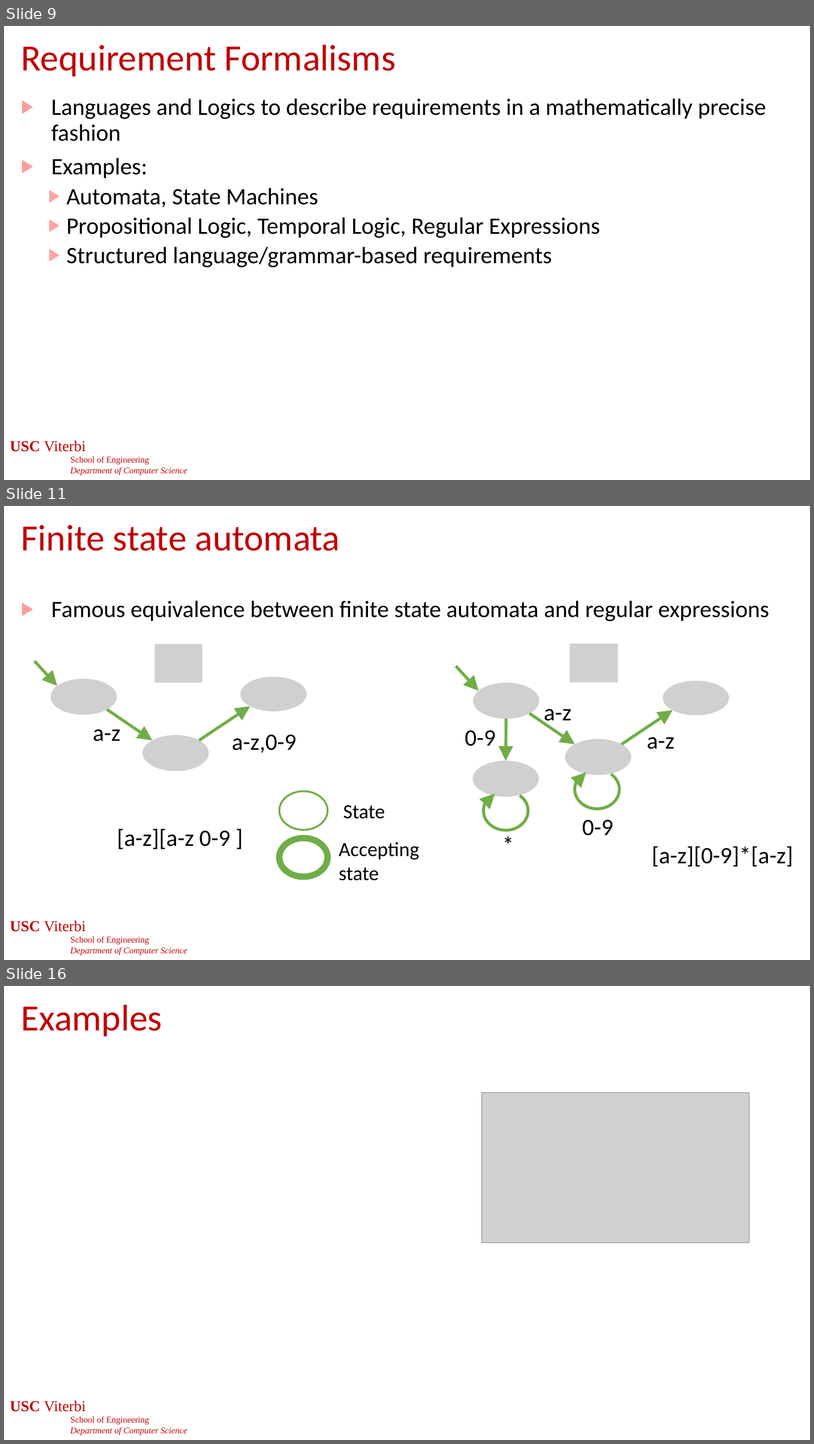
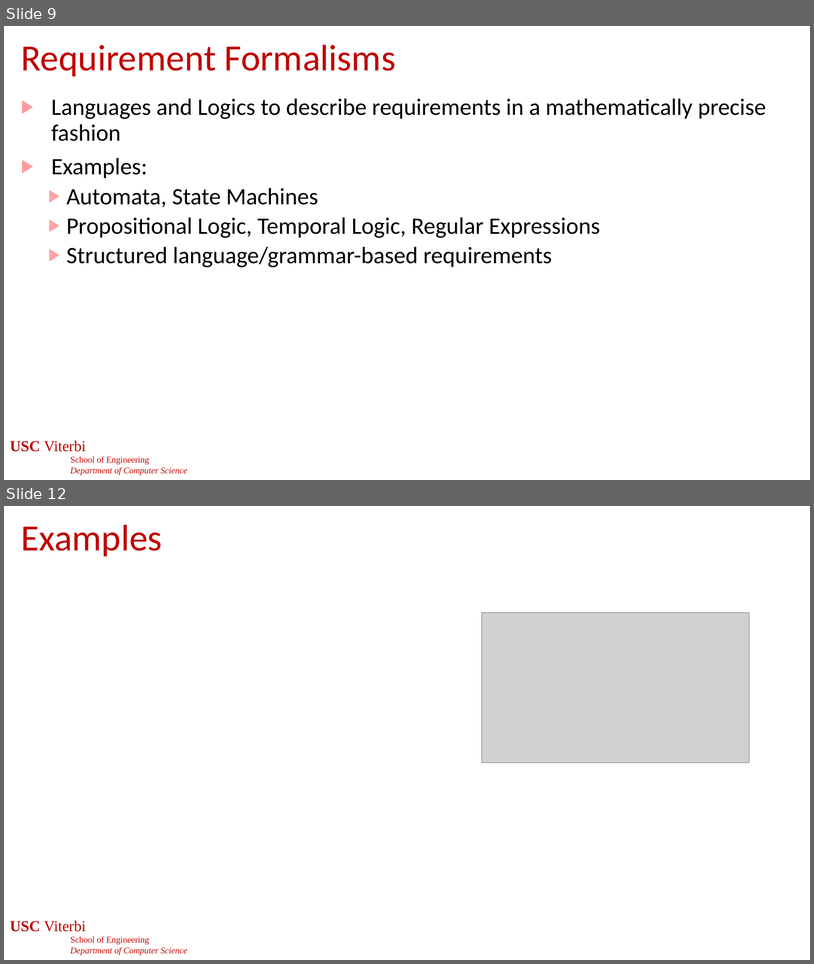
Before and after one commit to jdeshmukh/jdeshmukh.github.io, a slide deck: teaching/cs513slides/lecture6-Requirements and LTL.pptx. Shown one above the other, each under a label of ours: slides 9, 11 and 16 before the commit, slides 9 and 12 after it; the slides between them are not shown. The pictures are 814x1444 and 814x964 pixels, drawn with LibreOffice and Linux fonts; fonts in the diff are those of the drawing; grey boxes stand for pictures; background and template pictures are left out. Boxes give left, top, right and bottom in pixels: in the first picture for what was removed or moved away, otherwise in the second. Text is boxed around its words. In the diff, an @@ line names an element or a change of style, - is before the commit and + after.

```diff
--- a/teaching/cs513slides/lecture6-Requirements and LTL.pptx
+++ b/teaching/cs513slides/lecture6-Requirements and LTL.pptx
@@ slide 11 removed at (4,506,810,960), background #FFFFFF; not listed: 1 template element that a slide beside it also shows @@
@@ title removed at (21,525,341,551) @@
-Finite state automata
@@ text removed at (51,600,770,621) @@
-▶ Famous equivalence between finite state automata and regular expressions
@@ picture removed at (155,644,203,682) @@
@@ arrow removed from (34, 661) to (57, 685) @@
@@ group removed at (456,643,794,867): 4 pictures, 4 texts, 3 arrows, 1 arc (boxed as its full ellipse) @@
-a-z
-a-z
-0-9
-[a-z][0-9]*[a-z]
@@ picture removed at (51,678,117,715) @@
@@ picture removed at (240,676,306,711) @@
@@ arrow removed from (107, 709) to (152, 740) @@
@@ arrow removed from (200, 740) to (250, 706) @@
@@ arrow removed from (507, 718) to (506, 760) @@
@@ text removed at (93,729,120,741) @@
-a-z
@@ picture removed at (143,735,209,771) @@
@@ text removed at (232,734,297,753) @@
-a-z,0-9
@@ text removed at (465,730,496,746) @@
-0-9
@@ picture removed at (473,760,539,797) @@
@@ ellipse removed at (279,791,327,829) @@
@@ arc (boxed as its full ellipse) removed at (484,791,528,829) @@
@@ text removed at (344,805,386,819) @@
-State
@@ text removed at (117,828,231,849) @@
-[a-z][a-z 0-9 ]
@@ text removed at (497,826,521,861) @@
-*
@@ ellipse removed at (279,838,327,877) @@
@@ text removed at (339,842,419,880) @@
-Accepting
-state
@@ page number removed at (317,927,498,951) @@
-11
@@ what was slide 16 is now slide 12 @@
```
Also in this commit, not shown: 4 slides changed, 3 other slides removed, 2 other files.
